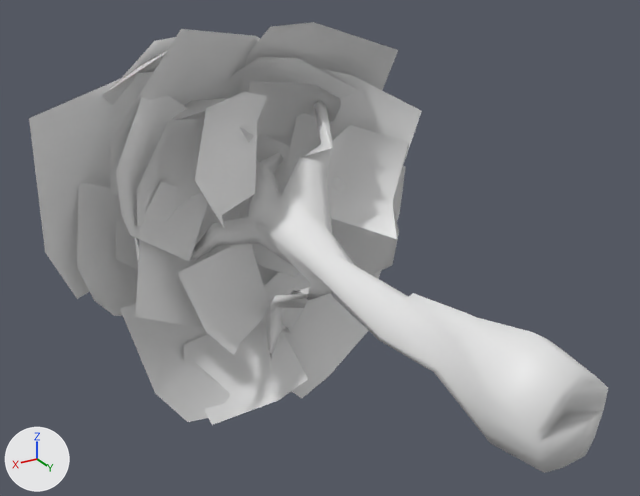
Two versions of the glTF model client/assets/models/trees/tree_1.glb, one commit apart.
One viewpoint serves both versions: a camera (50 mm lens) standing at (0.0677, 0.0572, 0.0574) and looking at (0.0027, -0.0512, 0.0032). The axes (+X, +Y, +Z) are drawn at lower left. The lights are the same throughout. Where no turn or scale is listed for an object, it has been applied to the vertices. Vertices at the same position are counted once.

Script lines for the objects in view, before the commit:
```python
me_tree_1 = bpy.data.meshes.new('tree_1')
me_tree_1.from_pydata(...)  # 479 vertices, 642 faces; spans x -0.0364..0.0376, y -0.0987..0.0041, z -0.0351..0.0356
ob_tree_1 = bpy.data.objects.new('tree_1', me_tree_1)
ob_tree_1.location = (0.0, -0.0027, 0.0)
```
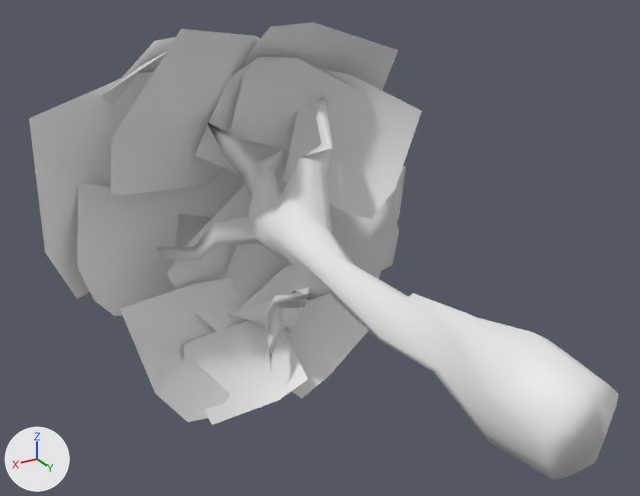
Pixel boxes (x1, y1, x2, y2) of what changed, in the pictures (640 x 496 px; the box of a moved part takes in the faces that stretch with it):
'tree_1', reshaped: before (29, 22, 608, 473); after (29, 22, 619, 480)
part 1 of me_tree_1, deleted: before (116, 81, 409, 355)
part 2 of me_tree_1, moved or reshaped: before (481, 332, 608, 473); after (481, 332, 619, 480)

The change, as a diff of the scene's bpy script:
```diff
--- a/client/assets/models/trees/tree_1.glb.py
+++ b/client/assets/models/trees/tree_1.glb.py
@@ me_tree_1 @@
 # used by ob_tree_1; location = (0.0, -0.0027, 0.0)
-me_tree_1.from_pydata(...)  # 479 vertices, 642 faces; spans x -0.0364..0.0376, y -0.0987..0.0041, z -0.0351..0.0356
+me_tree_1.from_pydata(...)  # 360 vertices, 535 faces; spans x -0.0364..0.0376, y -0.0987..0.0073, z -0.0351..0.0356
+# me_tree_1 part 1: 13 loose pieces with 117 vertices, spanning x -0.0252..0.0287, y -0.0961..-0.0555, z -0.023..0.0269, are deleted
+# me_tree_1 part 2
+# 4 vertices are removed from x 0.0004..0.0058, y -0.0007..0.0041, z -0.0007..0.0008
+# 20 faces are deleted
+# 11 vertices in x -0.0046..0.0059, y 0.0022..0.0028, z -0.0056..0.0066 move by (0.0, 0.0015, 0.0)
+# 2 vertices are added at (0.0058, 0.0043, -0.0007), (0.0004, 0.0073, 0.0007)
+# 17 new faces join them
```
